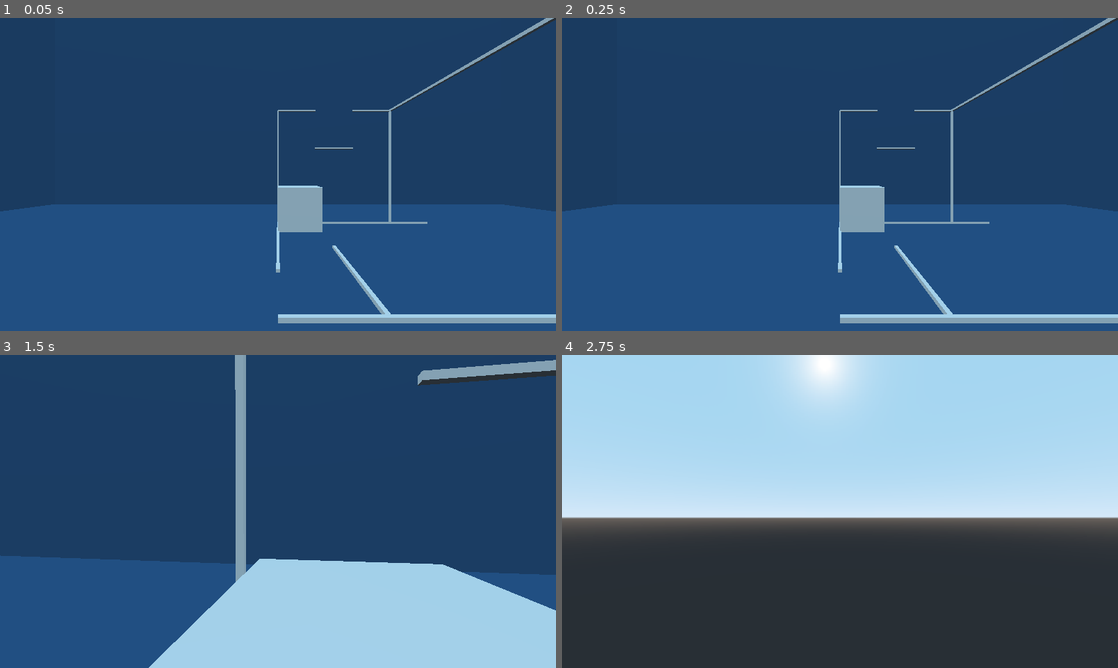
Above: before the commit, frames 1-4 (two rows, left to right).
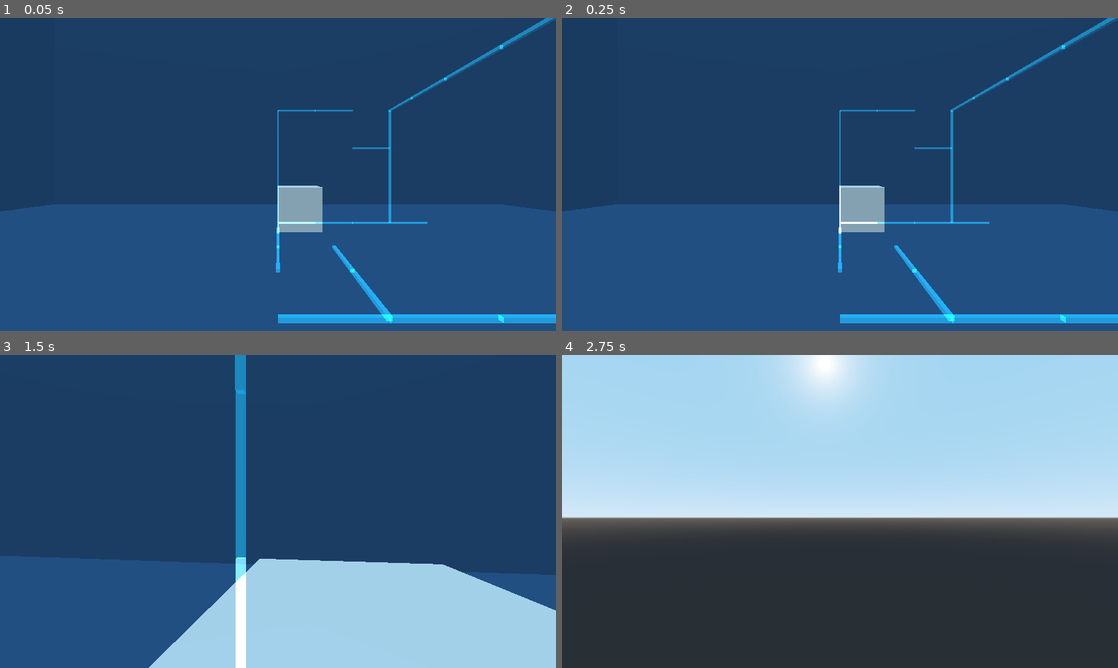
Above: after the commit, the same moments.

Repository: patrickgh3/rails
Game: Godot game, scene res://objects/World.tscn
Same seed, same stepped clock (60 frames per second), same inputs: the game is played once before the commit and once after it.
Inputs (mouse positions are in pixels of both pictures, inside the frame that each line leads up to):
- Up to frame 1 (0.05 s): no input
- Up to frame 2 (0.25 s): no input
- Up to frame 3 (1.5 s): tap Enter at 0.5 s; move the mouse to (305, 511) at 0.52 s; hold 1 0.53-1.28 s; hold Up (ui_up) from 0.53 s (still down); move the mouse to (250, 511) at 1.27 s; tap 2 at 1.35 s
- Up to frame 4 (2.75 s): keep holding Up (ui_up); move the mouse to (851, 505) at 2.02 s; hold 3 from 2.03 s (still down)

The runs differ from the first frame. In frame 1, 3.0% of the frame differs, in the area x 49-100%, y 0-98%; in frame 2, 3.0%; in frame 3, 3.1%, in the area x 42-100%, y 0-100%; in frame 4, nothing differs.

Commit message:
Highlight rails as the box moves

Diff:
--- a/rails/objects/Box.gd
+++ b/rails/objects/Box.gd
@@ -42,42 +42,74 @@
 			velocity.z = 0.5
 
 	# Move
-	if velocity.x != 0 or velocity.y != 0 or velocity.z != 0:
-		# Accelerate
-		velocity += Vector3(sign(velocity.x), sign(velocity.y), sign(velocity.z)) * 5 * delta
 
-		# Check if we're about to go off the rails!
-		var to_move = velocity * delta
-		if on_rails(to_move):
-			translation += to_move
-		else:
-			velocity = Vector3()
-			# Snap position to the nearest cell (hack, this doesn't support off-grid rails)
-			translation.x = round(translation.x)
-			translation.y = round(translation.y)
-			translation.z = round(translation.z)
+	# Accelerate
+	velocity += Vector3(sign(velocity.x), sign(velocity.y), sign(velocity.z)) * 5 * delta
+
+	# Check if we're about to go off the rails!
+	var to_move = velocity * delta
+	var result = on_rails(to_move)
+
+	if result["valid"]:
+		translation += to_move
+	else:
+		velocity = Vector3()
+		# Snap position to the nearest cell (hack, this doesn't support off-grid rails)
+		translation.x = round(translation.x)
+		translation.y = round(translation.y)
+		translation.z = round(translation.z)
+
+	# Make rails glow
+	# If we just tried to do an invalid move, use the current position for glow purposes
+	if not result["valid"]:
+		result = on_rails(Vector3())
+	if result["rails"].size() > 0:
+		for rail in result["rails"]:
+			rail.glow += delta * 6
 
 
 
-# A box is defined to be on the rails if it has at least 1 edge where both endpoints are on a rail.
+# A box is defined to be on the rails if it has at least 1 edge where both vertices are on any rail.
 func on_rails(to_move):
+	var valid = false
+	var rails = {} # Use a dictionary for rails instead of an array to prevent duplicate entries
+
+	# Only check nearby rails, for performance which I think will become a problem
+	# once we have hundreds of rails.
+	# Note: it's very possible this optimization isn't good enough or has failure cases!
+	var nearby_rails = Array()
+	for rail in world.rails:
+		if rail_nearby(rail):
+			nearby_rails.append(rail)
+
 	for edge in edges:
 		var a = false
 		var b = false
-		for rail in world.rails:
+		var c = false
+		for rail in nearby_rails:
 
-			# Only check nearby rails, for performance which I think will become a problem
-			# once we have hundreds of rails.
-			# Note: it's very possible this optimization isn't good enough or has failure cases!
-			if not rail_nearby(rail): continue
+			var result = point_on_rail(translation + to_move + edge["a"], rail)
+			if result["on"]:
+				a = true
+				if not result["barely"]: rails[rail] = true
 
-			if not a and point_on_rail(translation + to_move + edge["a"], rail):
-				a = true
-			if not b and point_on_rail(translation + to_move + edge["b"], rail):
+			result = point_on_rail(translation + to_move + edge["b"], rail)
+			if result["on"]:
 				b = true
-			if a and b: break
-		if a and b: return true
-	return false
+				if not result["barely"]: rails[rail] = true
+
+			# Check midpoint (kind of hacky)
+			result = point_on_rail(translation + to_move + lerp(edge["a"], edge["b"], 0.5), rail)
+			if result["on"]:
+				c = true
+				if not result["barely"]: rails[rail] = true
+
+		# All 3 points on this edge must be on a rail for it to be a valid position
+		if a and b and c:
+			valid = true
+
+	return {"valid": valid, "rails": rails.keys()}
+
 
 # Rough check if the rail is closeby on the grid
 func rail_nearby(rail):
@@ -87,17 +119,18 @@
 	if abs(round(translation.z) - round(rail.translation.z)) > cutoff: return false
 	return true
 
+
 func point_on_rail(point, rail):
-	var rail_a = rail.translation
+	var line_a = rail.translation
 	# We get the basis here to account for the rails being rotated in the scene editor
-	var rail_b = rail.translation + rail.transform.basis.x.normalized()
-	return point_on_line_segment(point, rail_a, rail_b)
+	var line_b = rail.translation + rail.transform.basis.x.normalized()
 
-# From: https://stackoverflow.com/a/17590923/2134837
-func point_on_line_segment(point, line_a, line_b):
+	# This formula is from: https://stackoverflow.com/a/17590923/2134837
 	var ab = (line_a - line_b).length()
 	var ap = (point - line_a).length()
 	var pb = (point - line_b).length()
 	var difference = abs(ab - (ap + pb))
-	# Note: epsilon of 0.001 here was chosen pretty arbitrarily!
-	return difference < 0.001
+	# Note: epsilon of 0.001 here was chosen pretty arbitrarily
+	var on = difference < 0.001
+	var barely = (ap < 0.001) != (pb < 0.001)
+	return {"on": on, "barely": barely}
--- a/rails/objects/Rail.gd
+++ b/rails/objects/Rail.gd
@@ -1 +1,11 @@
 extends Spatial
+
+var glow = 0
+
+func _process(delta):
+	# Pass glow param to shader
+	$MeshInstance.get_surface_material(0).set_shader_param("glow", glow)
+
+	# Fade out glow
+	glow -= delta * glow * 7
+	glow = clamp(glow, 0, 1)
--- a/rails/objects/Rail.tscn
+++ b/rails/objects/Rail.tscn
@@ -1,8 +1,89 @@
-[gd_scene load_steps=3 format=2]
+[gd_scene load_steps=10 format=2]
 
 [ext_resource path="res://objects/Rail.gd" type="Script" id=1]
 
 [sub_resource type="CubeMesh" id=1]
+
+[sub_resource type="VisualShaderNodeColorConstant" id=2]
+constant = Color( 0, 0.929688, 1, 1 )
+
+[sub_resource type="VisualShaderNodeColorConstant" id=3]
+
+[sub_resource type="VisualShaderNodeScalarUniform" id=4]
+uniform_name = "glow"
+
+[sub_resource type="VisualShaderNodeVectorScalarMix" id=7]
+output_port_for_preview = 0
+default_input_values = [ 0, Vector3( 0, 0, 0 ), 1, Vector3( 1, 1, 1 ), 2, 0.8 ]
+
+[sub_resource type="VisualShaderNodeScalarInterp" id=8]
+default_input_values = [ 0, 0.5, 1, 0.8, 2, 0.5 ]
+
+[sub_resource type="VisualShader" id=5]
+code = "shader_type spatial;
+render_mode blend_add, specular_schlick_ggx, depth_test_disable;
+
+uniform float glow;
+
+
+
+void vertex() {
+// Output:0
+
+}
+
+void fragment() {
+// Color:3
+	vec3 n_out3p0 = vec3(0.000000, 0.929688, 1.000000);
+	float n_out3p1 = 1.000000;
+
+// Color:4
+	vec3 n_out4p0 = vec3(1.000000, 1.000000, 1.000000);
+	float n_out4p1 = 1.000000;
+
+// ScalarUniform:5
+	float n_out5p0 = glow;
+
+// VectorScalarMix:7
+	vec3 n_out7p0 = mix(n_out3p0, n_out4p0, n_out5p0);
+
+// ScalarMix:9
+	float n_in9p0 = 0.50000;
+	float n_in9p1 = 0.80000;
+	float n_out9p0 = mix(n_in9p0, n_in9p1, n_out5p0);
+
+// Output:0
+	ALBEDO = n_out7p0;
+	ALPHA = n_out9p0;
+	EMISSION = vec3(n_out5p0);
+
+}
+
+void light() {
+// Output:0
+
+}
+"
+graph_offset = Vector2( -72, 13.5 )
+modes/blend = 1
+flags/depth_test_disable = true
+nodes/fragment/0/position = Vector2( 700, 0 )
+nodes/fragment/3/node = SubResource( 2 )
+nodes/fragment/3/position = Vector2( -39, 144 )
+nodes/fragment/4/node = SubResource( 3 )
+nodes/fragment/4/position = Vector2( -40, 280 )
+nodes/fragment/5/node = SubResource( 4 )
+nodes/fragment/5/position = Vector2( -60, 20 )
+nodes/fragment/7/node = SubResource( 7 )
+nodes/fragment/7/position = Vector2( 180, 200 )
+nodes/fragment/9/node = SubResource( 8 )
+nodes/fragment/9/position = Vector2( 400, -20 )
+nodes/fragment/connections = PoolIntArray( 3, 0, 7, 0, 4, 0, 7, 1, 7, 0, 0, 0, 5, 0, 0, 5, 5, 0, 7, 2, 5, 0, 9, 2, 9, 0, 0, 1 )
+
+[sub_resource type="ShaderMaterial" id=6]
+resource_local_to_scene = true
+shader = SubResource( 5 )
+shader_param/glow = null
 
 [node name="Rail" type="Spatial"]
 script = ExtResource( 1 )
@@ -13,7 +94,7 @@
 [node name="MeshInstance" type="MeshInstance" parent="."]
 transform = Transform( 0.5, 0, 0, 0, 0.025, 0, 0, 0, 0.025, 0.5, 0, 0 )
 mesh = SubResource( 1 )
-material/0 = null
+material/0 = SubResource( 6 )
 __meta__ = {
 "_edit_lock_": true
 }
--- a/rails/objects/World.tscn
+++ b/rails/objects/World.tscn
@@ -23,13 +23,13 @@
 transform = Transform( 1, 0, 0, 0, 1, 0, 0, 0, 1, 2, 0, -6 )
 
 [node name="Rail14" parent="." instance=ExtResource( 3 )]
-transform = Transform( 1, 0, 0, 0, 1, 0, 0, 0, 1, 2, 3, -6 )
+transform = Transform( 1, 0, 0, 0, 1, 0, 0, 0, 1, 2, 2, -6 )
 
 [node name="Rail15" parent="." instance=ExtResource( 3 )]
 transform = Transform( 1, 0, 0, 0, 1, 0, 0, 0, 1, 0, 3, -6 )
 
 [node name="Rail16" parent="." instance=ExtResource( 3 )]
-transform = Transform( 1, 0, 0, 0, 1, 0, 0, 0, 1, 1, 2, -6 )
+transform = Transform( 1, 0, 0, 0, 1, 0, 0, 0, 1, 1, 3, -6 )
 
 [node name="Rail5" parent="." instance=ExtResource( 3 )]
 transform = Transform( 1, 0, 0, 0, 1, 0, 0, 0, 1, 3, 0, -6 )
